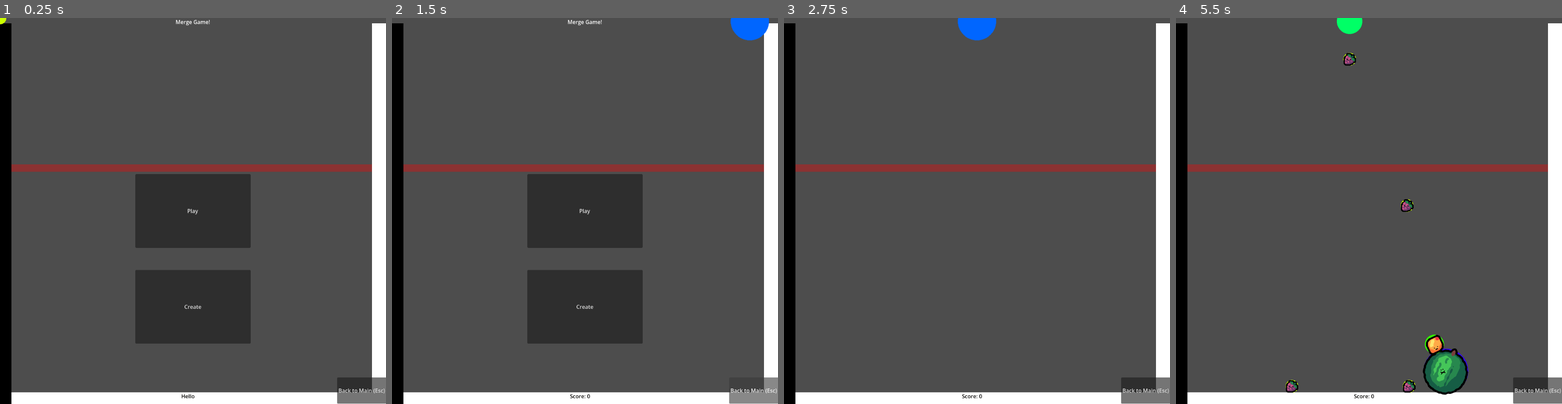
Above: before the commit, frames 1-4 (left to right).
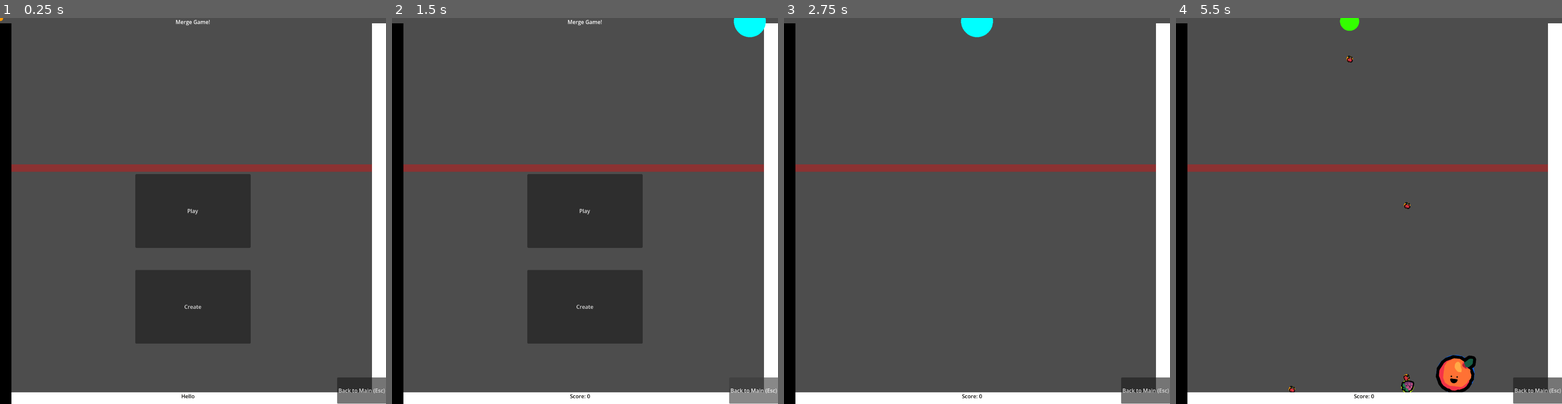
Above: after the commit, the same moments.

Repository: tkscs/project-4-make-a-game-unsteadyapp
Game: Godot game, scene res://main.tscn
Two runs of this game, one before a commit and one after it. Both use one fixed random seed, a clock stepped at 60 frames per second and the inputs below.
Inputs (mouse positions are in pixels of both pictures, inside the frame that each line leads up to):
- Up to frame 1 (0.25 s): no input
- Up to frame 2 (1.5 s): click "Play" at 0.5 s; click "Back to Main (Esc)" at 1.25 s
- Up to frame 3 (2.75 s): click "Play" at 2 s
- Up to frame 4 (5.5 s): tap Enter at 2.75 s; move the mouse to (1453, 191) at 2.77 s; press the mouse at (1453, 191) at 2.78 s; move the mouse to (1291, 230) at 3.52 s; release the mouse at (1291, 230) at 3.53 s; click (1291, 230) at 3.6 s; move the mouse to (1407, 126) at 4.27 s; press the mouse at (1407, 126) at 4.28 s; move the mouse to (1349, 288) at 5.02 s; release the mouse at (1349, 288) at 5.03 s; click (1349, 288) at 5.1 s

The runs differ from the first frame. In frame 1, less than 0.1% of the frame differs, in the area x 0-2%, y 0-2%; in frame 2, 0.5%; in frame 3, 0.5%; in frame 4, 2.1%, in the area x 28-78%, y 0-98%.

Commit message:
mayFifth

Diff:
--- a/autoload.gd
+++ b/autoload.gd
@@ -6,14 +6,8 @@
 var allCircle = true
 var state = "main"
 signal gameOver
+signal win
 var gravity = 2
+var expressionToWin = "false"
 var maxSpawnRate:float = 0.4
 var clamps = [Vector2(0,0),Vector2(0,0)]
-# Called when the node enters the scene tree for the first time.
-func _ready() -> void:
-	pass
-
-
-# Called every frame. 'delta' is the elapsed time since the previous frame.
-func _process(delta: float) -> void:
-	pass
--- a/bouncepad.gd
+++ b/bouncepad.gd
@@ -19,7 +19,6 @@
 			if(i.is_in_group("fruit")):
 				var fruitRef = i as RigidBody2D
 				fruitRef.apply_force(Vector2(0,-10000))
-				print(i)
 func _on_body_entered(body: Node2D) -> void:
 	if(mode == "bp" and body.is_in_group("fruit")):
-		body.linear_velocity = Vector2(0,-1000)
+		body.linear_velocity.y =-1000
--- a/commons.gd
+++ b/commons.gd
@@ -26,7 +26,7 @@
 	var arrayOfTriIndices = Geometry2D.triangulate_polygon(polygon)
 	var triangeAreas = []
 	var totalArea = 0
-	print(arrayOfTriIndices.size())
+	@warning_ignore("integer_division")
 	for i in range(arrayOfTriIndices.size()/3):
 		var xone = polygon[arrayOfTriIndices[i*3]][0]
 		var xtwo = polygon[arrayOfTriIndices[i*3+1]][0]
@@ -43,10 +43,8 @@
 	return totalArea
 static func resize(body,level:int,onlyVisual:bool = false):
 	var visual = body.get_child(0) as Sprite2D
-	print("level: "+ str(level))
 	var scaleTo = levelToSize(level)
 	visual.scale = Vector2(0.187*floor(scaleTo),0.187*floor(scaleTo))
-	print(scaleTo)
 	visual.self_modulate = Color.from_hsv(float(floor(scaleTo))/10,1,1)
 	var diffrentCostumes = visual.get_children() as Array[Sprite2D]
 	for i in range(diffrentCostumes.size()):
@@ -58,17 +56,12 @@
 		#body.get_child(1).scale = Vector2(floor(scaleTo),floor(scaleTo))
 		var ogChild = body.get_child(0) as Sprite2D
 		var childref = ogChild.get_child(level%ogChild.get_children().size()) as Sprite2D
-		print(level)
 		var texture = childref.texture.get_image()
 		var bm = BitMap.new()
 		bm.create_from_image_alpha(texture)
-		print("size:" + str(bm.opaque_to_polygons(Rect2(Vector2.ZERO,bm.get_size())).size()))
 		var Poly = bm.opaque_to_polygons(Rect2(Vector2.ZERO,bm.get_size()),10)[0] as PackedVector2Array
 		Poly = fruitExtra.offsetPackedVector2Array(Poly,-texture.get_size()/2)
-		print("area: " + str(fruitExtra.areaOfAirregularPolygon(Poly)))
-		print("perimiter: " + str(fruitExtra.permOfApolygon(Poly)))
 		var Q = similarityToCircle(Poly)
-		print("Q: " + str(Q))
 		var collisionRef
 		if(Q > 0.9 or (Autoload.allCircle == true and not (level == 2 or level == 3) )):
 			body.get_child(1).queue_free()
@@ -81,7 +74,6 @@
 			body.call_deferred("move_child",circleColl,1)
 			collisionRef = circleColl
 			#collisionRef.scale = scaleTo
-			print("made")
 		else:
 			body.get_child(1).queue_free()
 			collisionRef = CollisionPolygon2D.new()
@@ -90,7 +82,51 @@
 			body.call_deferred("move_child",collisionRef,1)
 			collisionRef.global_scale = childref.global_scale
 		#$Polygon2D.polygon = Geometry2D.merge_polygons(bm.opaque_to_polygons(Rect2(Vector2.ZERO,bm.get_size())))
-	return level+1
+	return level + 1
 # Called when the node enters the scene tree for the first time.
-func _ready() -> void:
-	pass # Replace with function body.
+static func addNewPoly(polygon,bounce,friction,collisionEvent):
+	if(polygon.size() > 1):
+		var staticBody
+		var polygonIs
+		if(collisionEvent == "bp"):
+			staticBody = preload("res://bouncepad.tscn").instantiate()
+			polygonIs = staticBody.get_child(1) as Polygon2D
+		elif(collisionEvent == "fan"):
+			staticBody = preload("res://bouncepad.tscn").instantiate()
+			polygonIs = staticBody.get_child(1) as Polygon2D
+			staticBody.mode = "fan"
+		else:
+			staticBody = preload("res://obstacle.tscn").instantiate()
+			polygonIs = staticBody.get_child(1) as Polygon2D
+			var line = polygonIs.get_child(0) as Line2D
+			line.modulate = Color.from_hsv(bounce,friction,1)
+			var physicsMaterialForObj = PhysicsMaterial.new()
+			physicsMaterialForObj.bounce = bounce
+			physicsMaterialForObj.friction = friction
+			physicsMaterialForObj.rough = true
+			staticBody.physics_material_override = physicsMaterialForObj
+		var collisionShape = staticBody.get_child(0) as CollisionPolygon2D
+		var newOBJ = obj.new()
+		if(collisionEvent == "killzone"):
+			polygonIs.color = Color(0.984, 0.055, 0.0, 1.0)
+			staticBody.add_to_group("kill")
+		elif(collisionEvent == "winzone"):
+			polygonIs.color = Color(0.0, 0.718, 0.194, 1.0)
+			staticBody.add_to_group("win")
+		newOBJ.polyPoinnts = polygon
+		polygonIs.polygon = polygon
+		collisionShape.polygon = polygon
+		Autoload.spawn.emit(staticBody)
+		return [staticBody,{"polygon":polygon,"bounce":bounce,"friction":friction,"collisionEvent":collisionEvent}]
+static func isSimple(polygon):
+	for i in range(polygon.size()-1):
+		var p1 = polygon[i%polygon.size()]
+		var p2 = polygon[(i+1)%polygon.size()]
+		for j in range(polygon.size()-1):
+			var p1a = polygon[j%polygon.size()]
+			var p2a = polygon[(j+1)%polygon.size()]
+			if(p1 != p1a and p2 != p2a and p1 != p2a and p2 != p1a):
+				var intersect = Geometry2D.segment_intersects_segment(p1,p2,p1a,p2a)
+				if intersect != null:
+					return false
+	return true
--- a/defaultPoly.gd
+++ b/defaultPoly.gd
@@ -1,5 +1,6 @@
 class_name obj extends Resource
-var polyPoinnts = []
+var polyPoinnts:PackedVector2Array = []
 var bounce = 0
 var friction = 1
 var rough = true
+var collType = "base"
--- a/dropper.gd
+++ b/dropper.gd
@@ -11,7 +11,7 @@
 	var rndm = RandomNumberGenerator.new()
 	var weighted = PackedFloat32Array([100,50,25,12,6,3])
 	var toTry = rndm.rand_weighted(weighted)
-	levelOfFruit = toTry
+	levelOfFruit = toTry - 1
 	var futuresize = Autoload.ogsize
 	for i in randi_range(1,toTry):
 		futuresize = fruitExtra.sizeAlg(futuresize)
@@ -37,7 +37,7 @@
 	var fruitIns = fruit_scence.instantiate()
 	#fruitIns.scale = Vector2(2,2)
 	fruitIns.global_position = Vector2(global_position.x + randf_range(-5.0,5.0),10)
-	fruitIns.BaseSize = nextSize
+	#fruitIns.BaseSize = nextSize
 	fruitIns.fruitLevel = levelOfFruit
 	Autoload.spawn.emit(fruitIns)
 	cooldown = Autoload.maxSpawnRate
--- a/fruit.gd
+++ b/fruit.gd
@@ -1,11 +1,11 @@
 extends RigidBody2D
 
-var BaseSize:int
+#var BaseSize:int
 var fruitLevel = 1
 #(4piA)/(p^2)
 # Called when the node enters the scene tree for the first time.
 func _ready() -> void:
-	fruitLevel = fruitExtra.resize(self,fruitLevel)
+	fruitLevel = fruitExtra.resize(self,fruitLevel,false)
 	gravity_scale = Autoload.gravity
 	#var childref = $Visual.get_child(fruitLevel) as Sprite2D
 	#var texture = childref.texture.get_image()
@@ -31,51 +31,56 @@
 		#collisionRef = circleColl
 		#print("made")
 	#else:
-		#collisionRef = $Polygon2D
+		#collisionRef = $Polygon2Df
 		#collisionRef.polygon = Poly
 	##$Polygon2D.polygon = Geometry2D.merge_polygons(bm.opaque_to_polygons(Rect2(Vector2.ZERO,bm.get_size())))
 	#collisionRef.global_scale = childref.global_scale
 	#$Polygon2D.position =  childref.position
 
-	print(get_children())
-# Called every frame. 'delta' is the elapsed time since the previous frame.
-func _process(delta: float) -> void:
-	pass
-	#print($Polygon2D.global_position == childref.global_position)
-
-
 func _on_body_entered(body: Node) -> void:
 	checkForMerges(self,body)
 	if(body.is_in_group("kill")):
 		Autoload.gameOver.emit()
+	elif(body.is_in_group("win")):
+		Autoload.gameOver.emit()
+		Autoload.win.emit()
+func checkWin(body):
+	var newExp = Expression.new()
+	newExp.parse(Autoload.expressionToWin,["score","fruitLevel"])
+	var result = newExp.execute([Autoload.score,body.fruitLevel])
+	if(newExp.has_execute_failed()):
+		print("Error")
+	else:
+		if(typeof(result) == TYPE_BOOL):
+			if(result):
+				Autoload.gameOver.emit()
+				Autoload.win.emit()
+		else:
+			print("error")
 func checkForMerges(origin:Node,body: Node) -> void:
 	if(body.is_in_group("fruit") and origin.is_in_group("fruit")):
-		var collisionShapeOther = body.get_child(1)
-		#var othervisual = body.get_child(0)
-		var selfCollision = origin.get_child(1)
-		#var selfvisual = origin.get_child(0)
+		#var collisionShapeOther = body.get_child(1)
+		##var othervisual = body.get_child(0)
+		#var selfCollision = origin.get_child(1)
+		##var selfvisual = origin.get_child(0)
 		if(body.fruitLevel == origin.fruitLevel):
 			if(origin.is_queued_for_deletion() == false and body.is_queued_for_deletion() == false):
 				#if(origin.linear_velocity>body.linear_velocity):
 				if(origin.global_position.y < body.global_position.y):
-					print("queue other for del")
-					origin.fruitLevel = fruitExtra.resize(origin,origin.fruitLevel,false)
-					Autoload.score+= selfCollision.scale.x
+					origin.fruitLevel = fruitExtra.resize(origin,origin.fruitLevel)
+					Autoload.score += origin.fruitLevel
 					var collidedbodies = origin.get_colliding_bodies()
 					for i in collidedbodies:
 						checkForMerges(self,i)
-					origin.linear_velocity =  Vector2.ZERO
+					origin.linear_velocity = Vector2.ZERO
 					body.queue_free()
-				elif(linear_velocity==body.linear_velocity):
-					print("hello")
+					checkWin(origin)
 				else:
-					print("queue self for deletion")
 					body.fruitLevel = fruitExtra.resize(body,body.fruitLevel)
-					Autoload.score+=collisionShapeOther.scale.x
+					Autoload.score+=body.fruitLevel
 					body.linear_velocity = Vector2.ZERO
 					var collidedbodies = body.get_colliding_bodies()
 					for i in collidedbodies:
 						checkForMerges(body,i)
+					checkWin(body)
 					origin.queue_free()
-			else:
-				print("already gonna be qued for deletion")
--- a/main.gd
+++ b/main.gd
@@ -1,5 +1,6 @@
 extends Node2D
-
+#TODO: Add drag drop
+#TODO: Support for polygons that interscect self
 
 # Called when the node enters the scene tree for the first time.
 func _ready() -> void:
@@ -9,6 +10,7 @@
 
 func add_children(child):
 	add_child(child)
+	move_child(child,0)
 
 # Called every frame. 'delta' is the elapsed time since the previous frame.
 func _process(delta: float) -> void:
--- a/project.godot
+++ b/project.godot
@@ -32,6 +32,11 @@
 , Object(InputEventKey,"resource_local_to_scene":false,"resource_name":"","device":-1,"window_id":0,"alt_pressed":false …(182 unchanged characters)…
 ]
 }
+clickActual={
+"deadzone": 0.2,
+"events": [Object(InputEventMouseButton,"resource_local_to_scene":false,"resource_name":"","device":-1,"window_id":0,"alt_pressed":false,"shift_pressed":false,"ctrl_pressed":false,"meta_pressed":false,"button_mask":1,"position":Vector2(953, 20),"global_position":Vector2(972, 116),"factor":1.0,"button_index":1,"canceled":false,"pressed":true,"double_click":false,"script":null)
+]
+}
 
 [physics]
 
--- a/title.gd
+++ b/title.gd
@@ -4,6 +4,7 @@
 # Called when the node enters the scene tree for the first time.
 func _ready() -> void:
 	Autoload.stateChange.connect(stateChange)
+	Autoload.win.connect(win)
 func stateChange():
 	if(Autoload.state == "main"):
 		show()
@@ -18,3 +19,6 @@
 	Autoload.state = "create"
 	Autoload.stateChange.emit()
 	hide()
+
+func win():
+	$Win.text = "You Win!"
--- a/title.tscn
+++ b/title.tscn
@@ -14,6 +14,17 @@
 offset_bottom = 149.0
 grow_horizontal = 2
 text = "Merge Game!"
+horizontal_alignment = 1
+
+[node name="Win" type="Label" parent="." unique_id=900530201]
+anchors_preset = 5
+anchor_left = 0.5
+anchor_right = 0.5
+offset_left = -345.0
+offset_top = 160.0
+offset_right = 343.0
+offset_bottom = 309.0
+grow_horizontal = 2
 horizontal_alignment = 1
 
 [node name="Play" type="Button" parent="." unique_id=1054057548]
--- a/ui_create.gd
+++ b/ui_create.gd
@@ -1,7 +1,11 @@
 extends Node2D
 var allCollisionObj = []
+var allData = {}
 var drawing = false
 var polygon = []
+var eventColl
+const mapOf = ["normal","killzone","bp","fan","winzone"]
+var buttonIsPressed = false
 # Called when the node enters the scene tree for the first time.
 func _ready() -> void:
 	Autoload.stateChange.connect(stateChange)
@@ -14,55 +18,56 @@
 var timerReset = 0
 # Called every frame. 'delta' is the elapsed time since the previous frame.
 func _process(delta: float) -> void:
-	if(Input.is_action_just_pressed("click") and Autoload.state == "create"):
-		if($S/Reset.button_pressed == true):
-			timerReset += delta
-			if(timerReset > 2):
-				for i in allCollisionObj:
-					i.queue_free()
+	if(Autoload.state == "create"):
+		if(buttonIsPressed):
+				timerReset += delta
+				if(timerReset > 1):
+					timerReset = 0
+					for i in subElement(0,allCollisionObj):
+						i.queue_free()
+					allCollisionObj = []
 		else:
 			timerReset  = 0
-
-		if(drawing):
-			var mousePos = get_viewport().get_mouse_position()
-			polygon.append(mousePos)
-			queue_redraw()
-			print(mousePos)
+		if(Input.is_action_just_pressed("click")):
+			if(drawing):
+				var mousePos = get_viewport().get_mouse_position()
+				polygon.append(mousePos)
+				queue_redraw()
+				print(mousePos)
+		if(Input.is_action_just_pressed("clickActual")):
+			var listOfRefToCLickables = [$S/load,$S/WinCon]
+			var clickedOff = true
+			for i in listOfRefToCLickables:
+				if(i.get_global_rect().has_point(get_viewport().get_mouse_position())):
+					clickedOff = false
+					break
+			if clickedOff:
+				$S/load.release_focus()
+				$S/WinCon.release_focus()
+				print("hello")
 
 func _on_button_pressed() -> void:
 	if(Autoload.state == "create"):
 		print("presssed")
 		if(drawing == false):
 			drawing = true
+			for i in $S.get_children():
+				if("disable" in i):
+					i.disable = true
+			$S.hide()
 			polygon = []
 		else:
-			drawing = false
-			print(polygon)
-			if(polygon.size() > 1):
-				var staticBody
-				if($S/Bouncpad.button_pressed == true):
-					staticBody = preload("res://bouncepad.tscn").instantiate()
-				else:
-					staticBody = preload("res://obstacle.tscn").instantiate()
-					var physicsMaterialForObj = PhysicsMaterial.new()
-					physicsMaterialForObj.bounce = $S/Bounce.value
-					physicsMaterialForObj.friction = $S/Friction.value
-					physicsMaterialForObj.rough = true
-					staticBody.physics_material_override = physicsMaterialForObj
-				var collisionShape = staticBody.get_child(0) as CollisionPolygon2D
-				var polygonIs = staticBody.get_child(1) as Polygon2D
-				var newOBJ = obj.new()
-				if($S/Killzone.button_pressed == true):
-					polygonIs.color = Color(0.368, 0.607, 0.884, 1.0)
-					staticBody.add_to_group("kill")
-				newOBJ.polyPoinnts = polygon
-				polygonIs.polygon = polygon
-				collisionShape.polygon = polygon
-				polygon = []
-				allCollisionObj.append(staticBody)
-				Autoload.spawn.emit(staticBody)
-				queue_redraw()
-				#queue_redraw()
+			if(polygon.size() > 2):
+				drawing = false
+				allCollisionObj.append(fruitExtra.addNewPoly(polygon,$S/Bounce.value,$S/Friction.value,eventColl))
+			print(fruitExtra.isSimple(polygon))
+			for i in $S.get_children():
+				if("disable" in i):
+					i.disable = false
+			$S.show()
+			polygon = []
+			queue_redraw()
+			#queue_redraw()
 func _draw() -> void:
 	var color =Color(0.468, 0.583, 0.899, 1.0)
 	var size= polygon.size()
@@ -98,3 +103,69 @@
 
 func _on_base_size_drag_ended(value_changed: bool) -> void:
 	Autoload.ogsize = $S/BaseSize.value
+
+
+func _on_reset_button_down() -> void:
+	buttonIsPressed = true
+
+
+
+func _on_reset_button_up() -> void:
+	buttonIsPressed = false
+func subElement(index,arr):
+	var new = []
+	for i in arr:
+		new.append(i[index])
+	return new
+
+func _on_save_toggled(toggled_on: bool) -> void:
+	var childrenOf = $S/save.get_children()
+	var tocall
+	if(toggled_on):
+		var worldSettings = {"gravity":Autoload.gravity,"expressionToWin":Autoload.expressionToWin,"ogsize":Autoload.ogsize,"maxSpawnRate":Autoload.maxSpawnRate}
+		$S/save/saveText.text = JSON.stringify({"settings":worldSettings,"poly":subElement(1,allCollisionObj)})
+		tocall = "show"
+	else:
+		tocall = "hide"
+	for i in childrenOf:
+		i.call(tocall)
+
+func _on_load_pressed() -> void:
+	var textToAnalyse = $S/load.text
+	if(textToAnalyse!= ""):
+		var objFromUserString = JSON.parse_string(textToAnalyse)
+		if(typeof(objFromUserString) == TYPE_DICTIONARY):
+			for i in objFromUserString["poly"]:
+				print(i)
+				for j in range(i["polygon"].size()):
+					print(i["polygon"][j])
+					i["polygon"][j] = str_to_var("Vector2" + i["polygon"][j] + "")
+				allCollisionObj.append(fruitExtra.addNewPoly(i["polygon"],i["bounce"],i["friction"],i["collisionEvent"]))
+			for j in objFromUserString["settings"]:
+				print(objFromUserString["settings"][j])
+				set("Autoload." + j, float(objFromUserString["settings"][j]))
+			print(Autoload.gravity)
+func _on_collision_item_selected(index: int) -> void:
+	eventColl = mapOf[index]
+
+func _on_win_con_text_changed() -> void:
+	var fruitLevel = 1
+	var score = 100
+	var newExp = Expression.new()
+	newExp.parse($S/WinCon.text,["score","fruitLevel"])
+	var result = newExp.execute([score,fruitLevel])
+	if(newExp.has_execute_failed()):
+		$S/WinCon/label.text = "Error"
+	else:
+		print(result)
+		if(typeof(result) == TYPE_BOOL):
+			$S/WinCon/label.text = "Success"
+			Autoload.expressionToWin = $S/WinCon.text
+		else:
+			$S/WinCon/label.text = "Error"
+
+
+func _on_cancel_polygon_pressed() -> void:
+	polygon = []
+	drawing = false
+	queue_redraw()
--- a/ui_create.tscn
+++ b/ui_create.tscn
@@ -18,13 +18,13 @@
 [sub_resource type="Shortcut" id="Shortcut_601k3"]
 events = [SubResource("InputEventKey_0h4uq")]
 
-[sub_resource type="InputEventKey" id="InputEventKey_601k3"]
+[sub_resource type="InputEventKey" id="InputEventKey_51rpy"]
 device = -1
-keycode = 75
-unicode = 107
-
-[sub_resource type="Shortcut" id="Shortcut_51rpy"]
-events = [SubResource("InputEventKey_601k3")]
+keycode = 67
+unicode = 99
+
+[sub_resource type="Shortcut" id="Shortcut_hj6h3"]
+events = [SubResource("InputEventKey_51rpy")]
 
 [node name="UI_Create" type="Node2D" unique_id=1306389898]
 script = ExtResource("1_ewdjt")
@@ -41,46 +41,26 @@
 offset_right = 147.0
 offset_bottom = 380.0
 shortcut = SubResource("Shortcut_601k3")
-text = "Settings (S)"
+text = "Hide (S)"
 
 [node name="Back" type="Button" parent="." unique_id=1691587391]
+visible = false
+offset_left = -12.0
+offset_top = 383.0
+offset_right = 127.0
+offset_bottom = 461.0
+disabled = true
+text = "Back to Main"
+
+[node name="Cancel Polygon" type="Button" parent="." unique_id=411818670]
 offset_left = 2.0
-offset_top = 95.0
-offset_right = 141.0
-offset_bottom = 173.0
-text = "Back to Main"
+offset_top = 93.0
+offset_right = 164.0
+offset_bottom = 190.0
+shortcut = SubResource("Shortcut_hj6h3")
+text = "Cancel Polygon"
 
 [node name="S" type="Node2D" parent="." unique_id=1268512769]
-
-[node name="Killzone" type="CheckBox" parent="S" unique_id=1385544871]
-offset_left = 8.0
-offset_top = 406.0
-offset_right = 32.0
-offset_bottom = 430.0
-shortcut = SubResource("Shortcut_51rpy")
-
-[node name="killzone" type="Label" parent="S/Killzone" unique_id=380131438]
-layout_mode = 0
-offset_left = 6.0
-offset_top = -26.0
-offset_right = 64.0
-offset_bottom = -3.0
-text = "Killzone?"
-
-[node name="Bouncpad" type="CheckBox" parent="S" unique_id=712578455]
-offset_left = 22.0
-offset_top = 467.0
-offset_right = 46.0
-offset_bottom = 491.0
-shortcut = SubResource("Shortcut_51rpy")
-
-[node name="killzone" type="Label" parent="S/Bouncpad" unique_id=638325909]
-layout_mode = 0
-offset_left = 6.0
-offset_top = -26.0
-offset_right = 64.0
-offset_bottom = -3.0
-text = "Bouncpad?"
 
 [node name="Friction" type="HSlider" parent="S" unique_id=1054610770]
 offset_left = 3.0
@@ -179,14 +159,99 @@
 
 [node name="Reset" type="Button" parent="S" unique_id=639096421]
 offset_left = 9.0
-offset_top = 501.0
+offset_top = 399.0
 offset_right = 202.0
+offset_bottom = 472.0
+text = "Reset All Polygons(hold)"
+
+[node name="save" type="CheckButton" parent="S" unique_id=874726057]
+offset_left = 33.0
+offset_top = 546.0
+offset_right = 117.0
+offset_bottom = 618.0
+text = "Save"
+
+[node name="ColorRect" type="ColorRect" parent="S/save" unique_id=532343288]
+visible = false
+layout_mode = 0
+offset_left = -42.0
+offset_top = 57.0
+offset_right = 1275.0
+offset_bottom = 897.0
+color = Color(0.012617188, 0.012617188, 0.012617188, 1)
+
+[node name="saveText" type="RichTextLabel" parent="S/save" unique_id=1918020354]
+visible = false
+layout_mode = 0
+offset_left = -20.0
+offset_top = 80.0
+offset_right = 1120.0
+offset_bottom = 781.0
+focus_mode = 2
+theme_override_colors/default_color = Color(1, 1, 1, 1)
+selection_enabled = true
+
+[node name="load" type="TextEdit" parent="S" unique_id=13191450]
+offset_left = 908.0
+offset_top = 287.0
+offset_right = 1146.0
+offset_bottom = 356.0
+placeholder_text = "Paste your JSON load file"
+
+[node name="load" type="Button" parent="S/load" unique_id=1678110128]
+layout_mode = 0
+offset_left = 2.0
+offset_top = 73.0
+offset_right = 239.0
+offset_bottom = 140.0
+text = "LOAD"
+
+[node name="WinCon" type="TextEdit" parent="S" unique_id=1625485153]
+offset_left = 829.0
+offset_top = 438.0
+offset_right = 1143.0
 offset_bottom = 574.0
-text = "Reset All Polygons(hold)"
+placeholder_text = "Enter a win condition here
+You can use \"score\" and \"fruitLevel\" and parse expressions. They should return true or false when executed."
+wrap_mode = 1
+
+[node name="label" type="Label" parent="S/WinCon" unique_id=552629546]
+layout_mode = 0
+offset_left = 86.0
+offset_top = 217.0
+offset_right = 302.0
+offset_bottom = 271.0
+
+[node name="Collision" type="OptionButton" parent="S" unique_id=1338439299]
+offset_left = 5.0
+offset_top = 493.0
+offset_right = 214.0
+offset_bottom = 539.0
+selected = 0
+allow_reselect = true
+item_count = 5
+popup/item_0/text = "Base"
+popup/item_0/id = 3
+popup/item_1/text = "Kill Zone"
+popup/item_1/id = 0
+popup/item_2/text = "Bounce Pad"
+popup/item_2/id = 1
+popup/item_3/text = "Fan"
+popup/item_3/id = 2
+popup/item_4/text = "Winzone"
+popup/item_4/id = 4
 
 [connection signal="pressed" from="add polygon" to="." method="_on_button_pressed"]
 [connection signal="pressed" from="settings" to="." method="_on_settings_pressed"]
 [connection signal="pressed" from="Back" to="." method="_on_back_pressed"]
+[connection signal="pressed" from="Cancel Polygon" to="." method="_on_cancel_polygon_pressed"]
 [connection signal="drag_ended" from="S/Time" to="." method="_on_time_drag_ended"]
 [connection signal="drag_ended" from="S/BaseSize" to="." method="_on_base_size_drag_ended"]
 [connection signal="drag_ended" from="S/GravitySlider" to="." method="_on_gravity_slider_drag_ended"]
+[connection signal="button_down" from="S/Reset" to="." method="_on_reset_button_down"]
+[connection signal="button_up" from="S/Reset" to="." method="_on_reset_button_up"]
+[connection signal="toggled" from="S/save" to="." method="_on_save_toggled"]
+[connection signal="text_changed" from="S/load" to="." method="_on_load_text_changed"]
+[connection signal="pressed" from="S/load/load" to="." method="_on_load_pressed"]
+[connection signal="text_changed" from="S/WinCon" to="." method="_on_win_con_text_changed"]
+[connection signal="item_selected" from="S/Collision" to="." method="_on_collision_item_selected"]
